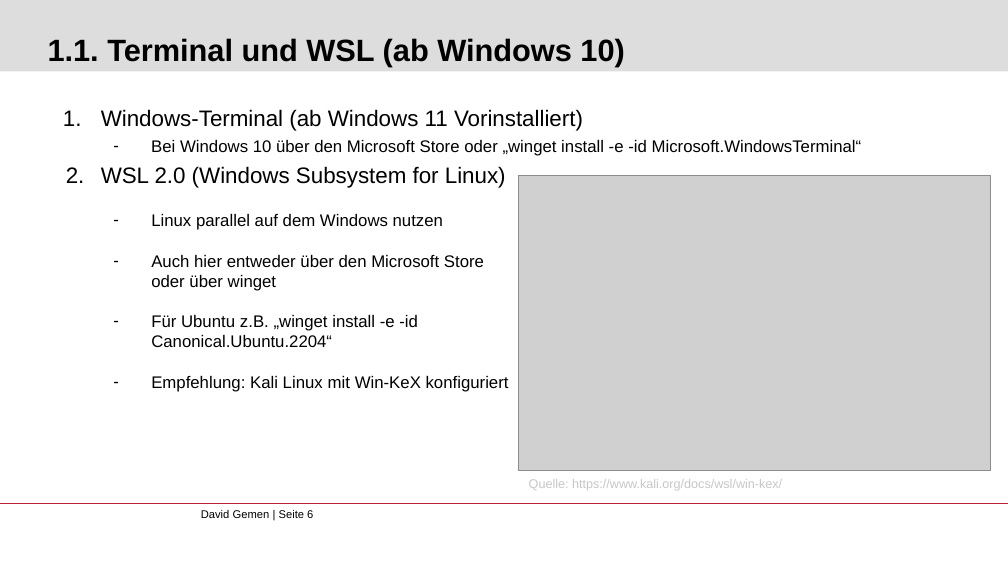
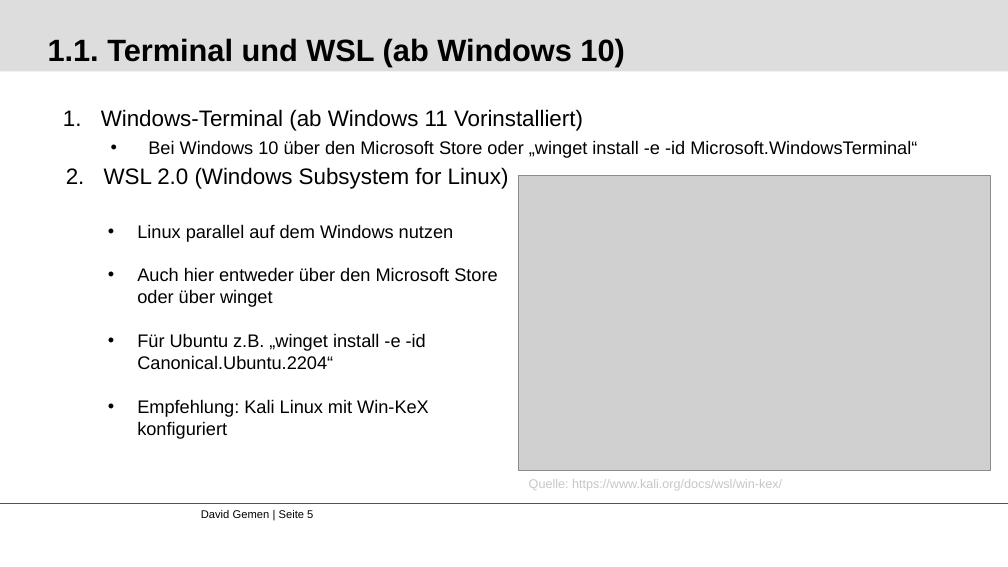
Before and after one commit to gemdav/Programmieren-1-Tutorium, a slide deck: slide 5 of slides/00_installation_introduction.pptx (slide 6 before the commit). Drawn at 1008x567 pixels with LibreOffice and Linux fonts; fonts in the diff are those of the drawing; grey boxes stand for pictures; background and template pictures are left out. Boxes give left, top, right and bottom in pixels: in the first picture for what was removed or moved away, otherwise in the second. Text is boxed around its words. In the diff, an @@ line names an element or a change of style, - is before the commit and + after.

Commit message:
Slides 00_Installation_introduction: Versuch meine slides an den bereits vorhanden style anzupassen und klaeglich gescheitert, 2 neue Slides zum erzeugen ssh key, da die erzeugung bei win,mac, linux sich nicht unterscheidet und wo der PubKey herkommt

```diff
--- a/slides/00_installation_introduction.pptx
+++ b/slides/00_installation_introduction.pptx
@@ text at box(104, 140, 917, 189): size 12 to 13 pt in "Bei Windows 10 über den Microsoft Store ..."; bullet - to •; indent changed @@
@@ text "Linux parallel auf dem Windows ...": place and size @@
-text "Linux parallel auf dem Windows ..." at box(151, 214, 509, 392)
+text "Linux parallel auf dem Windows ..." at box(137, 224, 497, 439)
@@ text "Linux parallel auf dem Windows ..." at box(137, 224, 497, 439): size 12 to 13 pt; bullet - to • @@
```
Also in this commit, not shown: 2 other slides changed, 2 slides added, 1 slide removed.
